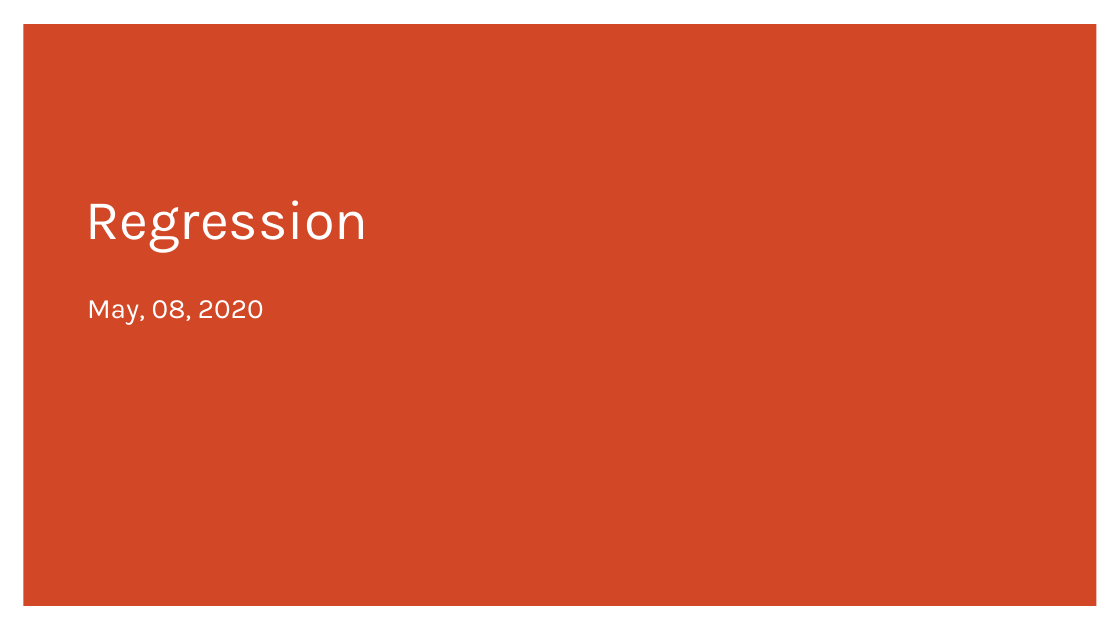
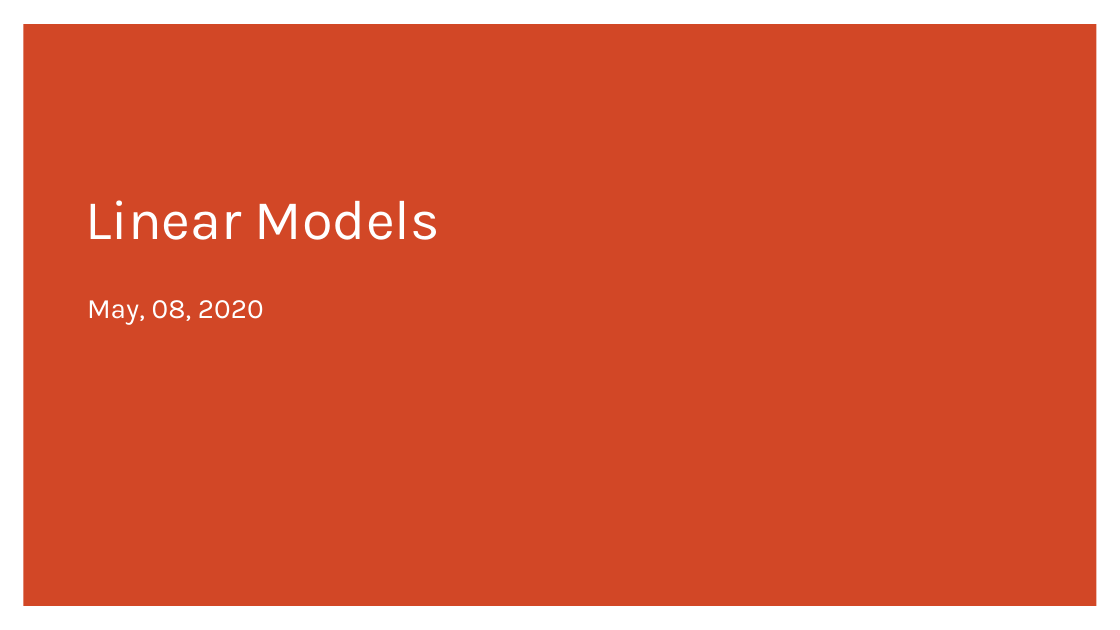
Before and after one commit to ichenwang/ml-course, a slide deck: slide 1 of lecture-2-linear-regression/slides/lecture-2-linear-regression.pptx. Drawn at 1120x630 pixels with LibreOffice and Linux fonts; fonts in the diff are those of the drawing. Boxes give left, top, right and bottom in pixels: in the first picture for what was removed or moved away, otherwise in the second. Text is boxed around its words. In the diff, an @@ line names an element or a change of style, - is before the commit and + after.

```diff
--- a/lecture-2-linear-regression/slides/lecture-2-linear-regression.pptx
+++ b/lecture-2-linear-regression/slides/lecture-2-linear-regression.pptx
@@ title at bbox=[85, 200, 440, 240]: text changed @@
-Regression
+Linear Models
```
Also in this commit, not shown: 3 other slides changed, 6 slides added.
